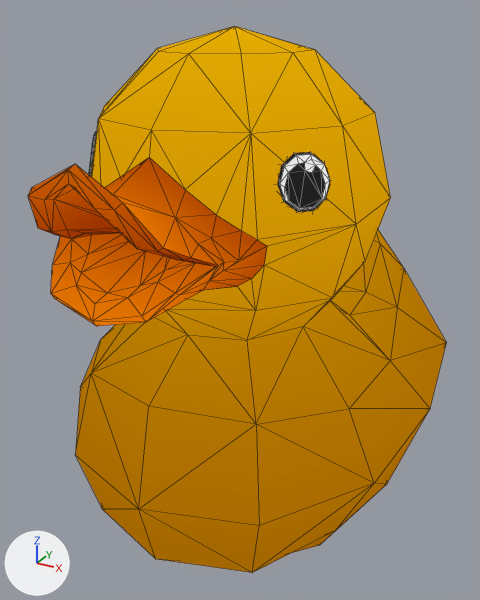
The glTF model src/assets/interactables/duck/DuckyMesh.glb as it was, and as the next commit left it.
Rendered twice from a camera (50 mm lens) standing at (0.096, -0.2052, 0.1776) and looking at (-0.0048, -0.0221, 0.0861). Arrows for +X, +Y and +Z are at lower left; the lights stay in place. Mesh edges are drawn as thin lines. Where no turn or scale is listed for an object, it has been applied to the vertices.

Names of what the first picture shows: 'Ducky'.
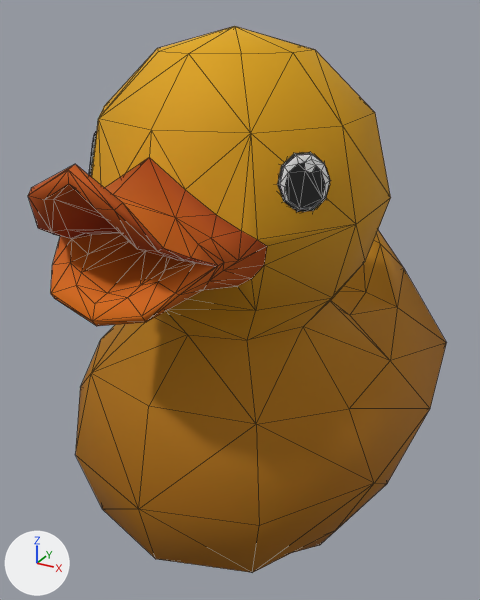
Where the newer file only moved an object's origin or applied its transform, the numbers keep the older frame.

Location of each change, (x1, y1, x2, y2) in pixels of the pictures (480 x 600 px):
'Ducky', recoloured (orange to brown): (28, 26, 447, 573) in both

What changed in the scene script:
```text
Change mat_lambert2:
    remove # nodes: BsdfTransparent, Emission, LightPath, Mix, MixShader, OutputMaterial, TexImage
    nodes: BsdfPrincipled, Mix, OutputMaterial, TexImage
```
